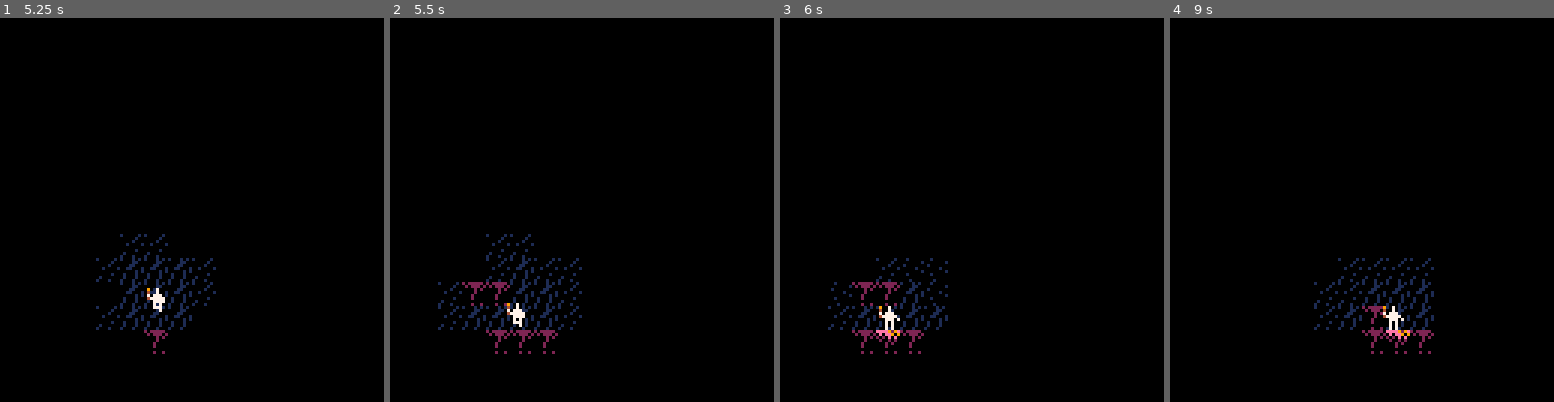
Above: before the commit, frames 1-4 (left to right).
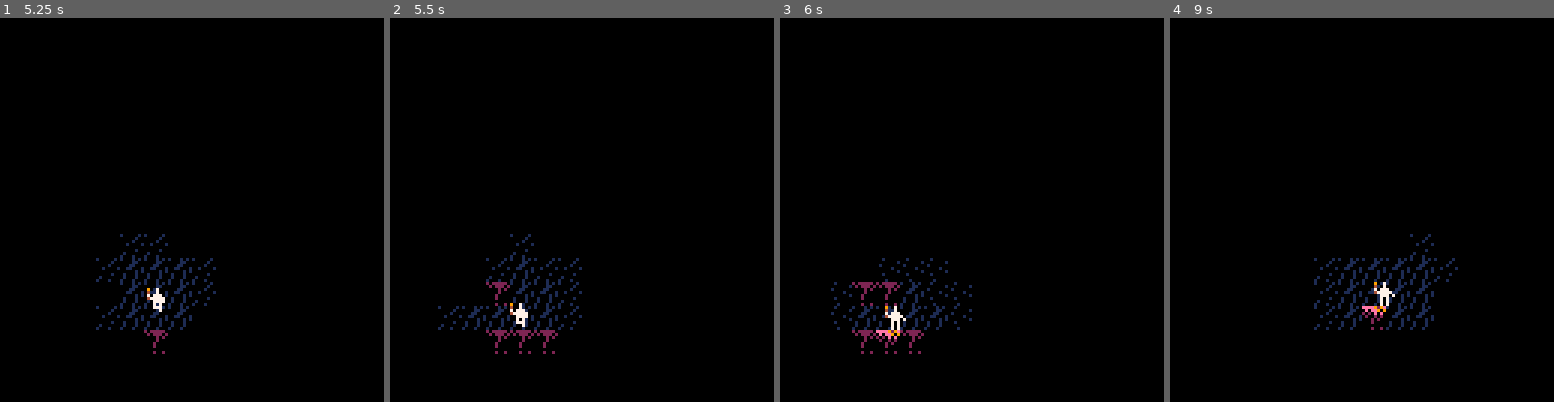
Above: after the commit, the same moments.

Repository: jacopocolo/scoundrel
Game: PICO-8 cartridge scoundrel.p8
Same seed, same stepped clock (60 frames per second), same inputs: the game is played once before the commit and once after it.
Inputs:
- Up to frame 1 (5.25 s): tap X (X key) at 0.33, 1.07, 1.85, 2.97, 4.08, 5.2 s; hold Right 1.6-2.1 s; hold Right 2.47-3.03 s; hold Left 3.08-3.58 s; hold Right 4.02-4.68 s; hold Left from 5.08 s (still down)
- Up to frame 2 (5.5 s): keep holding Left
- Up to frame 3 (6 s): release Left at 5.68 s
- Up to frame 4 (9 s): hold Right 6.08-6.58 s; tap X (X key) at 6.32, 7.43, 8.55 s; hold Right 6.63-7.13 s; hold Right 7.5-8.07 s; hold Left 8.12-8.62 s

Frame 1 is identical in both runs. In frame 2, 0.4% of the frame differs, in the area x 12-36%, y 56-81%; in frame 3, 0.5%; in frame 4, 1.2%, in the area x 37-75%, y 56-88%.

Commit message:
Implemented super-basic collisions (walking and jumping)

Diff:
--- a/scoundrel.p8
+++ b/scoundrel.p8
@@ -28,8 +28,15 @@
 
 function canwalk()
   --get the map in the direction the player is oriented
-  v=mget(flr(player.x/8)+player.direction,flr((player.y)/8))
-  --see if it’s flagged as wall
+  v=mget(flr((player.x+4+player.direction*4)/8),flr((player.y)/8))
+  -- --see if it’s flagged as wall
+  return not fget(v,0)
+end
+
+function canjump()
+  --get the map in the direction the player is oriented
+  v=mget(flr((player.x+4)/8),flr((player.y)/8))
+  -- --see if it’s flagged as wall
   return not fget(v,0)
 end
 
@@ -75,8 +82,10 @@
   if player.state==2 then
     player.sprite=player.sprites[2]
       if (canfall()) then
-      if (b0) player.x-=1 --steer left
-      if (b1) player.x+=1 --steer right
+        if (canwalk()) then
+          if (b0) player.x-=1 --steer left if no collisions
+          if (b1) player.x+=1 --steer right if no collisions
+        end
       player.y+=min(4,player.statetimer) --move the player
       if (not canfall()) player.y=flr(player.y/8)*8 --check ground contact
     else
@@ -88,9 +97,13 @@
   --jump
   if player.state==3 then
     player.sprite=player.sprites[2]
+    if (canjump()) then
     player.y-=6-player.statetimer
-    if (b0) player.x-=2
-    if (b1) player.x+=2
+    end
+    if (canwalk()) then
+      if (b0) player.x-=2 --steer left if no collisions
+      if (b1) player.x+=2 --steer right if no collisions
+    end
     if (not b2 or player.statetimer>7) then
       changestate(0)
     end
